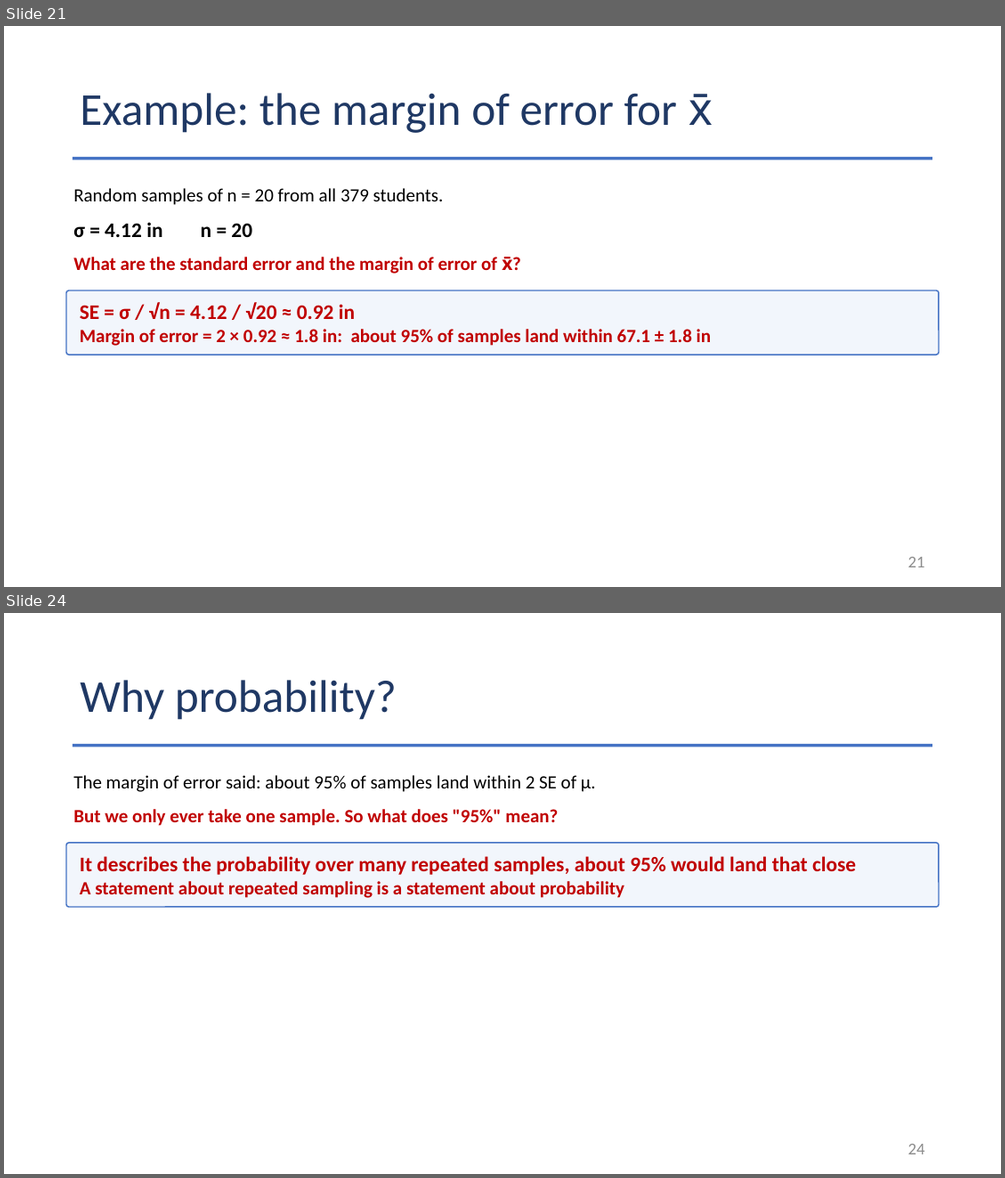
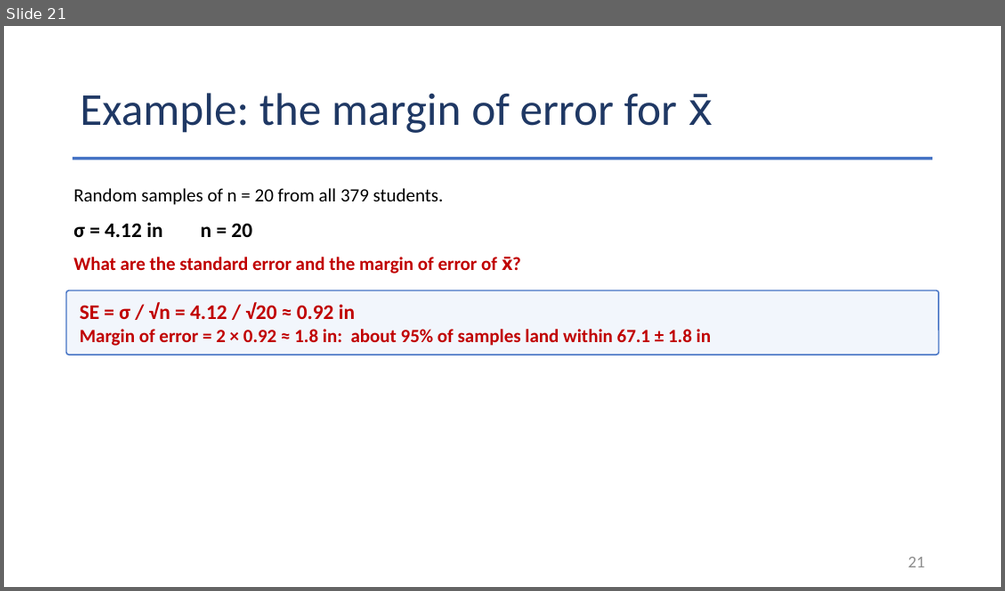
Before and after one commit to Jarred6068/Kvamme_UI_STAT251, a slide deck: docs/lecture_slides/Week 6/Week6_Lecture13_Slides_9_30_2026.pptx. Shown one above the other, each under a label of ours: slides 21 and 24 before the commit, slide 21 after it; the slides between them are not shown. The pictures are 1005x1178 and 1005x591 pixels, drawn with LibreOffice and Linux fonts; fonts in the diff are those of the drawing. Boxes give left, top, right and bottom in pixels: in the first picture for what was removed or moved away, otherwise in the second. Text is boxed around its words. In the diff, an @@ line names an element or a change of style, - is before the commit and + after.

```diff
--- a/docs/lecture_slides/Week 6/Week6_Lecture13_Slides_9_30_2026.pptx
+++ b/docs/lecture_slides/Week 6/Week6_Lecture13_Slides_9_30_2026.pptx
@@ slide 24 removed at (x1=4, y1=613, x2=1001, y2=1174), background #FFFFFF @@
@@ title removed at (x1=80, y1=680, x2=396, y2=720) @@
-Why probability?
@@ rectangle removed at (x1=73, y1=744, x2=933, y2=747) @@
@@ text removed at (x1=73, y1=775, x2=596, y2=792) @@
-The margin of error said: about 95% of samples land within 2 SE of μ.
@@ text removed at (x1=73, y1=809, x2=558, y2=826) @@
-But we only ever take one sample. So what does "95%" mean?
@@ rounded rectangle removed at (x1=66, y1=843, x2=938, y2=907) @@
-It describes the probability over many repeated samples, about 95% would land that close
-A statement about repeated sampling is a statement about probability
@@ page number removed at (x1=908, y1=1143, x2=925, y2=1154) @@
-24
```
Also in this commit, not shown: 6 other slides removed, 42 other files.
